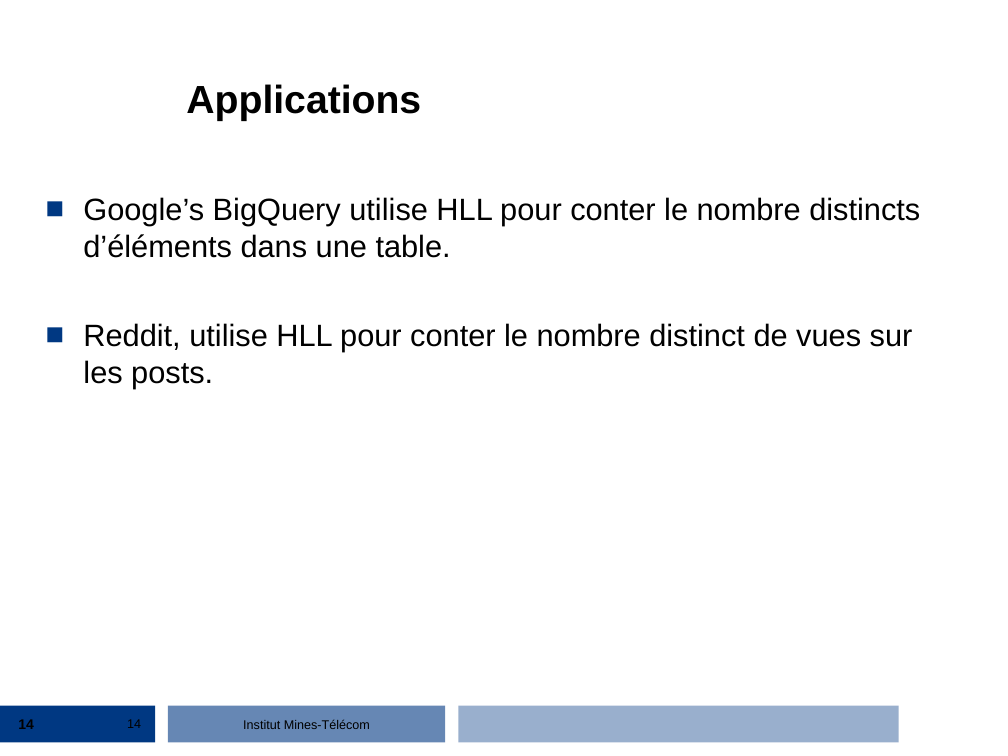
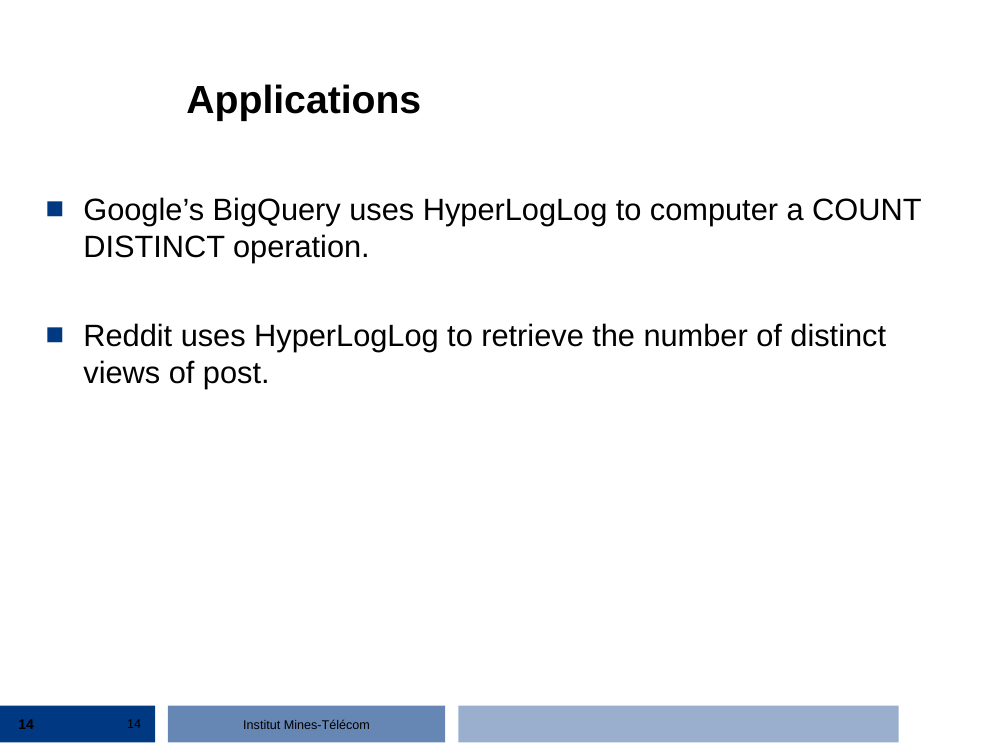
Before and after one commit to streaming-algorithms/hyper_log_log, a slide deck: slide 14 of 2_hyperloglog.ppt. Drawn at 1008x756 pixels with LibreOffice and Linux fonts; fonts in the diff are those of the drawing; background and template pictures are left out. Boxes give left, top, right and bottom in pixels: in the first picture for what was removed or moved away, otherwise in the second. Text is boxed around its words. In the diff, an @@ line names an element or a change of style, - is before the commit and + after.

```diff
--- a/2_hyperloglog.ppt
+++ b/2_hyperloglog.ppt
@@ text at [83, 197, 921, 388]: text changed @@
-■ Google’s BigQuery utilise HLL pour conter le nombre distincts d’éléments dans une table.
-■ Reddit, utilise HLL pour conter le nombre distinct de vues sur les posts.
+■ Google’s BigQuery uses HyperLogLog to computer a COUNT DISTINCT operation.
+■ Reddit uses HyperLogLog to retrieve the number of distinct views of post.
```
Also in this commit, not shown: 3 other slides changed.
